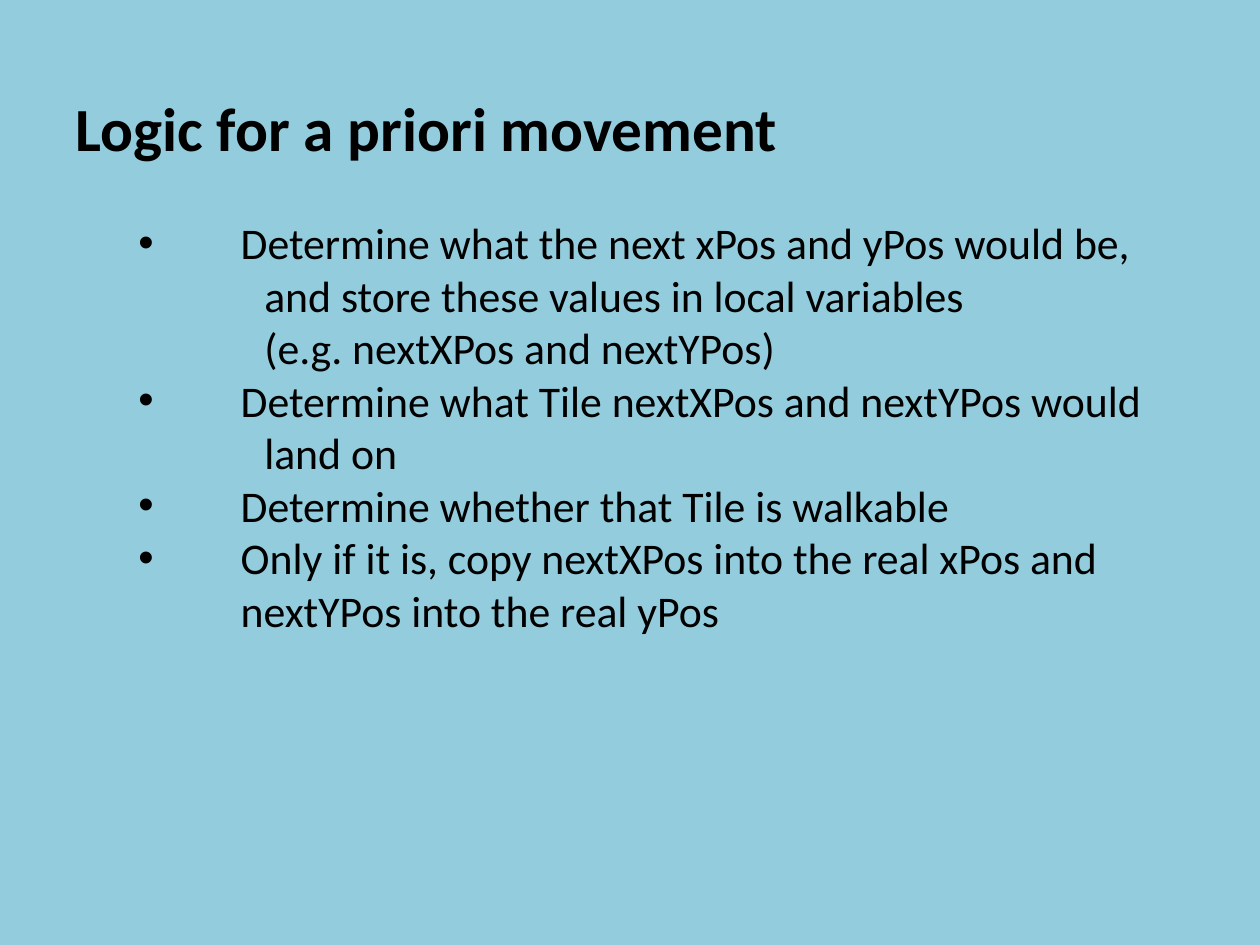
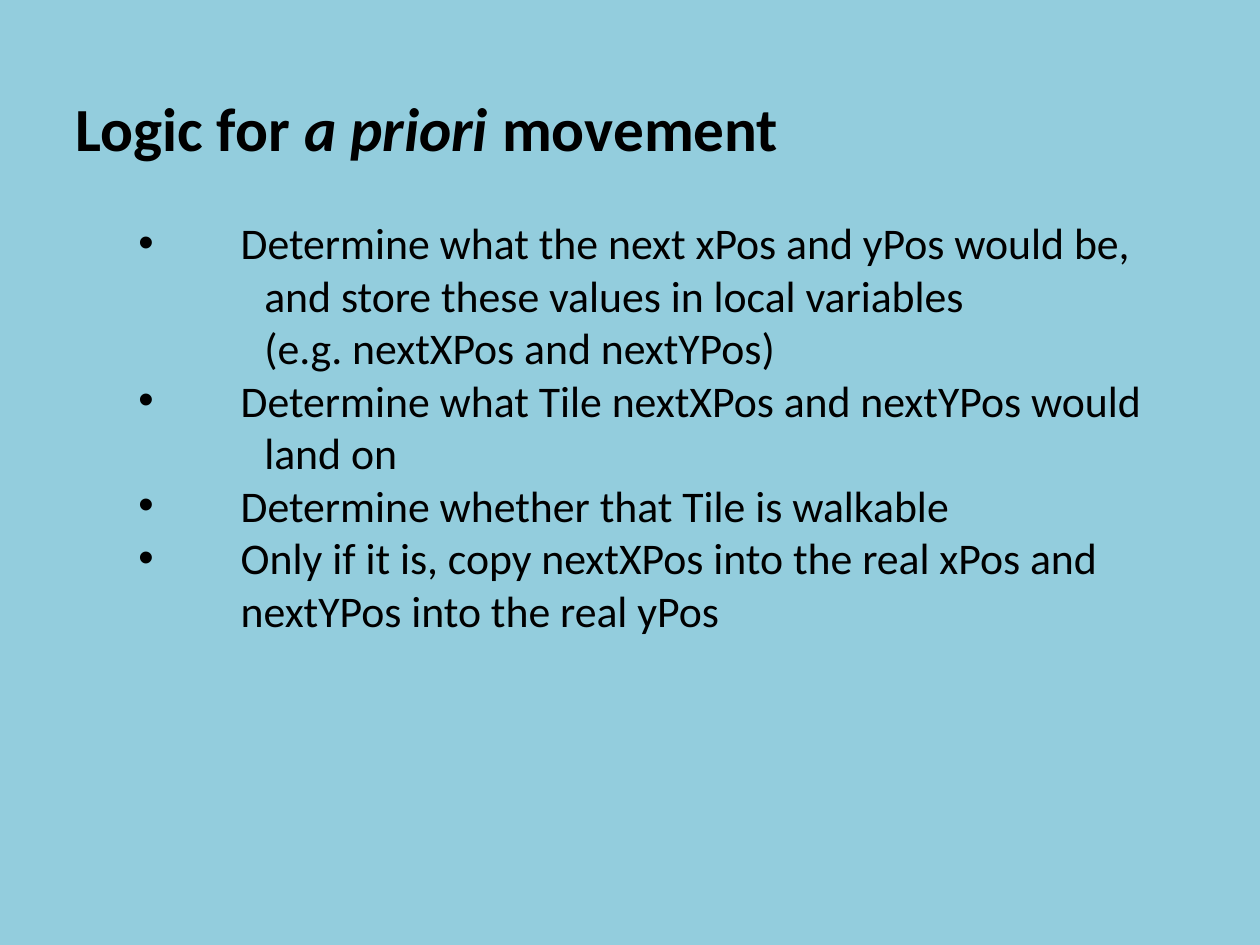
Before and after one commit to szetko/course-materials, a slide deck: slide 10 of Programming 4/09.1 Terrain Collision/09.1 Terrain Collision.pptx. Drawn at 1260x945 pixels with LibreOffice and Linux fonts; fonts in the diff are those of the drawing. Boxes give left, top, right and bottom in pixels: in the first picture for what was removed or moved away, otherwise in the second. Text is boxed around its words. In the diff, an @@ line names an element or a change of style, - is before the commit and + after.

```diff
--- a/Programming 4/09.1 Terrain Collision/09.1 Terrain Collision.pptx
+++ b/Programming 4/09.1 Terrain Collision/09.1 Terrain Collision.pptx
@@ text at bbox=[75, 108, 778, 162]: italic on in "a priori" @@
```
Also in this commit, not shown: 1 other file.
